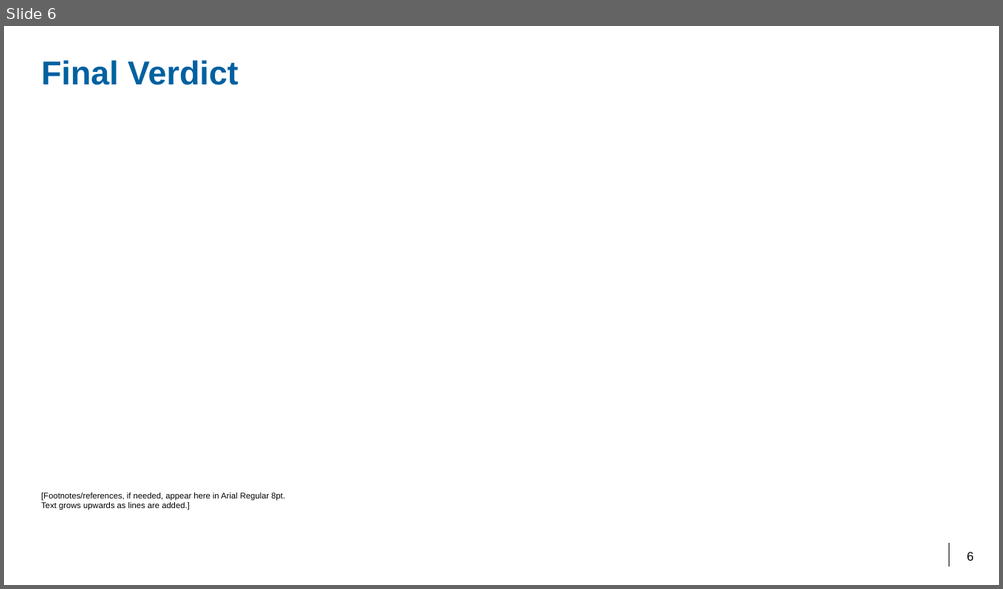
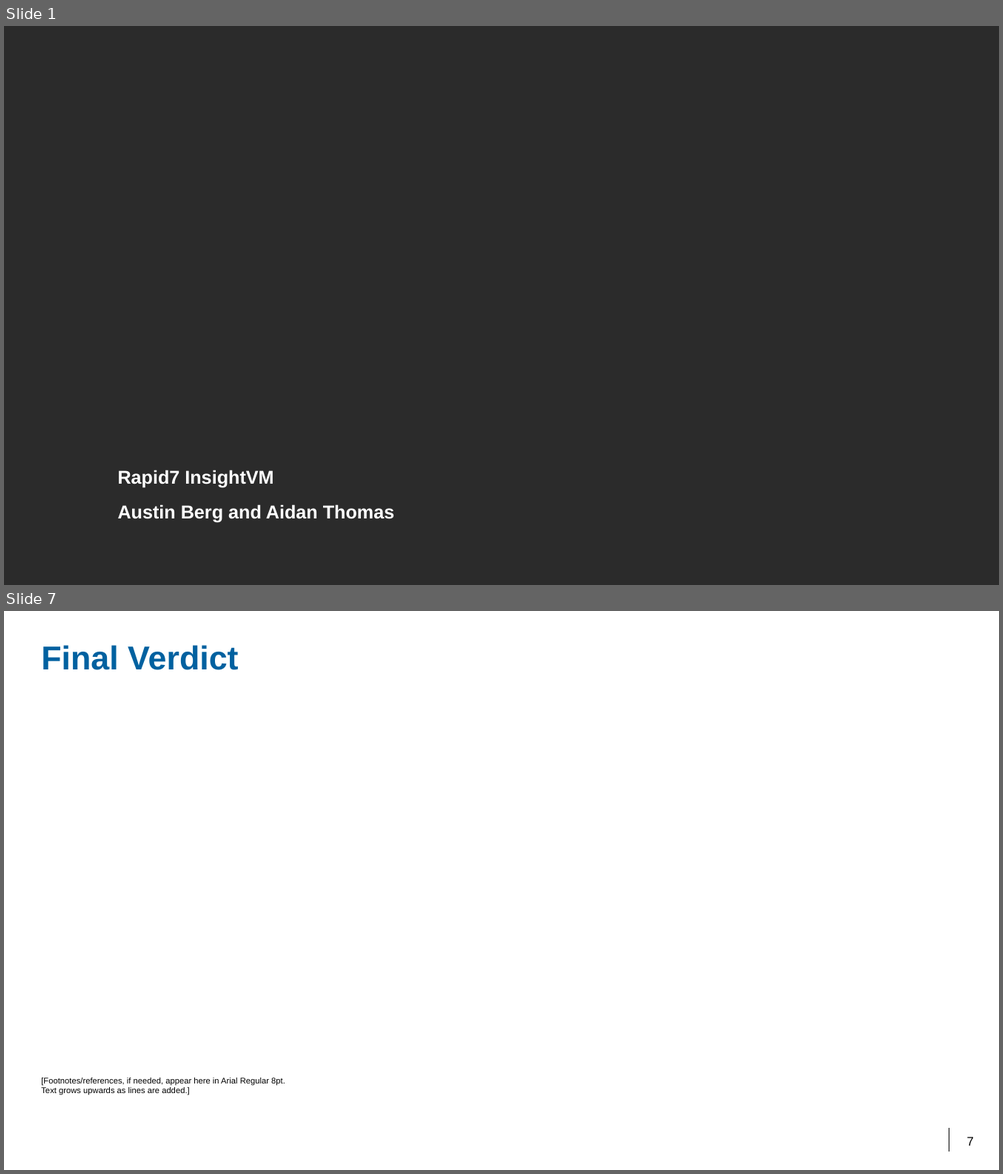
Before and after one commit to AidanMetLife25/Presentation, a slide deck: Rapid7ExecutivePresentation.pptx. Shown one above the other, each under a label of ours: slide 6 before the commit, slides 1 and 7 after it; the slides between them are not shown. The pictures are 1003x589 and 1003x1174 pixels, drawn with LibreOffice and Linux fonts; fonts in the diff are those of the drawing; background and template pictures are left out; a plain dark background stands for a picture behind light text. Boxes give left, top, right and bottom in pixels: in the first picture for what was removed or moved away, otherwise in the second. Text is boxed around its words. In the diff, an @@ line names an element or a change of style, - is before the commit and + after.

```diff
--- a/Rapid7ExecutivePresentation.pptx
+++ b/Rapid7ExecutivePresentation.pptx
@@ slide 1 added at (4, 26, 999, 585), background picture (left out) @@
@@ text added at (118, 470, 395, 523), 18 pt, text #FFFFFF, bold @@
+Rapid7 InsightVM
+Austin Berg and Aidan Thomas
@@ what was slide 6 is now slide 7 @@
@@ page number at (967, 1137, 973, 1146): text changed @@
-6
+7
```
Also in this commit, not shown: 3 slides changed, 2 other slides added, 1 slide removed.
